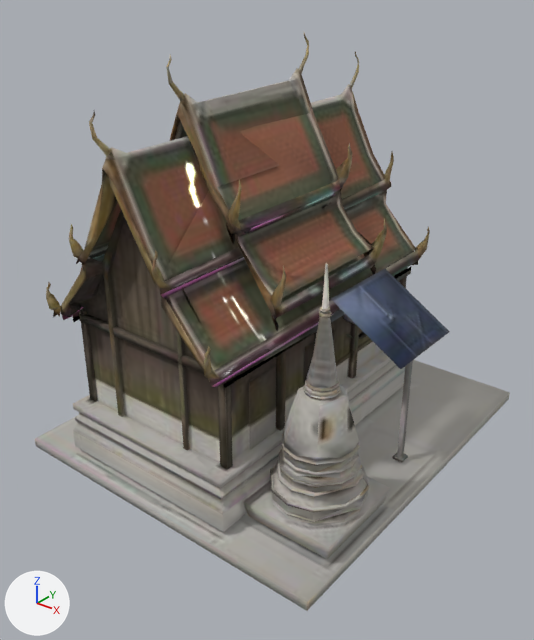
Before and after pictures for a commit that changed the glTF model game/models/env/lanna_wat.glb.
Both versions are drawn from a camera (50 mm lens) standing at (17.8, -22.3, 18.7) and looking at (0.8, -1.1, 5.6). Lighting does not change. The marker at lower left points along +X, +Y and +Z. The older version comes first. Vertices at exactly the same position are counted once.

In view in the first picture: 'Body', 'Glow'.
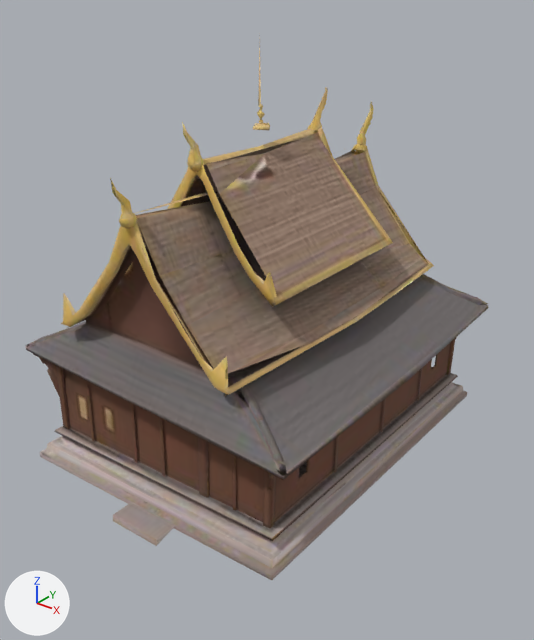
Boxes [x1, y1, x2, y2] around the edits, measured in the pictures (534 x 640 px):
'Body', surface changed, reshaped (22% shorter)
    before: [35, 33, 510, 611]
    after: [25, 132, 488, 580]
'Trim', added
    after: [61, 47, 434, 395]
'Glow', deleted
    before: [62, 194, 335, 387]
part 1 of me_mesh_0, rebuilt (25% wider, 28% shorter)
    before: [61, 52, 430, 532]
    after: [25, 137, 488, 480]
part 2 of me_mesh_0, deleted
    before: [46, 33, 450, 559]
part 3 of me_mesh_0, reshaped
    before: [35, 360, 510, 611]
    after: [39, 132, 467, 580]

Diff of the bpy script that builds the scene:
```diff
--- a/game/models/env/lanna_wat.glb.py
+++ b/game/models/env/lanna_wat.glb.py
@@ img_tripo_image_b53cd3cc_3df9_400d_86ed_23306d856d45_0_0 @@
+img_tripo_image_b53cd3cc_3df9_400d_86ed_23306d856d45_0_0 = load_image('tripo_image_b53cd3cc-3df9-400d-86ed-23306d856d45_0_0', '_unpacked/tripo_image_b53cd3cc-3df9-400d-86ed-23306d856d45_0_0', 512, 512, 'sRGB')
@@ mat_body @@
 mat_body = bpy.data.materials.new('Body')
-# nodes: BsdfPrincipled, NormalMap, OutputMaterial, SeparateColor, TexImage x4
-# uses the picture img_color_b78631ae_d560_4c5a_8859_73c5f3ca0e26
+# nodes: BsdfPrincipled, OutputMaterial, TexImage x2
 # uses the picture img_lanna_wat_emissive
-# uses the picture img_normalgl_b78631ae_d560_4c5a_8859_73c5f3ca0e26
-# uses the picture img_orm_b78631ae_d560_4c5a_8859_73c5f3ca0e26
+# uses the picture img_tripo_image_b53cd3cc_3df9_400d_86ed_23306d856d45_0_0
@@ mat_trim @@
+mat_trim = bpy.data.materials.new('Trim')
+# uses the picture img_lanna_wat_emissive
+# uses the picture img_tripo_image_b53cd3cc_3df9_400d_86ed_23306d856d45_0_0
@@ me_mesh_0 @@
 # used by ob_body; location = (0.0, 0.0, 0.0)
-me_mesh_0.from_pydata(...)  # 2327 vertices, 4172 faces; spans x -8.0..8.0, y -8.3..8.3, z 0.0..16.3
+me_mesh_0.from_pydata(...)  # 1069 vertices, 1644 faces; spans x -7.1..7.1, y -9.2..8.9, z 0.0..12.5
+# me_mesh_0 part 1: the loose piece of 719 vertices spanning x -4.3..4.1, y -8.3..6.5, z 0.6..15.2 is rebuilt with 350 vertices and now spans x -6.0..7.1, y -8.1..8.6, z 2.9..12.5
+# me_mesh_0 part 2: 41 loose pieces with 1540 vertices, spanning x -8.0..7.7, y -8.0..7.6, z 0.5..16.3, are deleted
+# me_mesh_0 part 3: 68 vertices removed from x -6.3..8.0, y -8.0..8.3, z 0.0..8.1; 719 vertices added at x -7.1..6.4, y -9.2..8.9, z 0.0..12.5
 me_mesh_0.materials.append(mat_body)
@@ me_mesh_1_1 @@
+me_mesh_1_1.from_pydata(...)  # 478 vertices, 800 faces; spans x -3.98..4.88, y -8.13..6.73, z 6.44..16.54
+me_mesh_1_1.materials.append(mat_trim)
@@ ob_glow @@
-ob_glow = bpy.data.objects.new('Glow', me_mesh_1)
-ob_glow.location = (0.0, 0.0, 0.0)
@@ ob_trim @@
+ob_trim = bpy.data.objects.new('Trim', me_mesh_1_1)
+ob_trim.location = (0.0, 0.0, 0.0)
```
